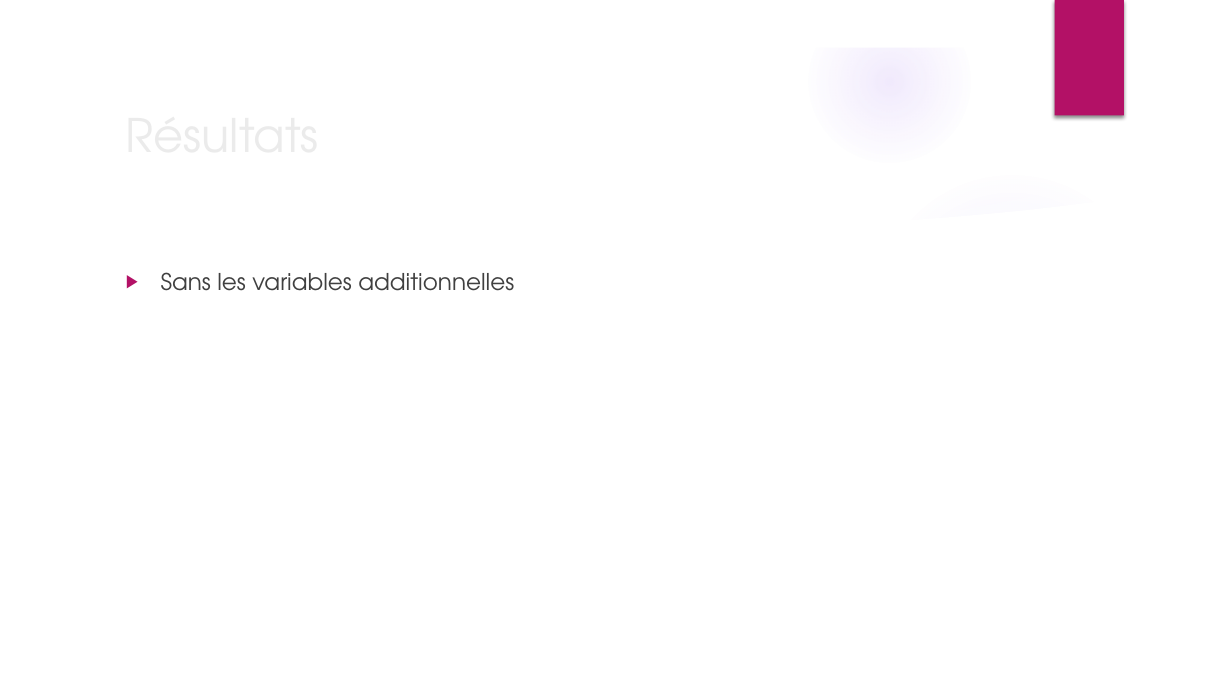
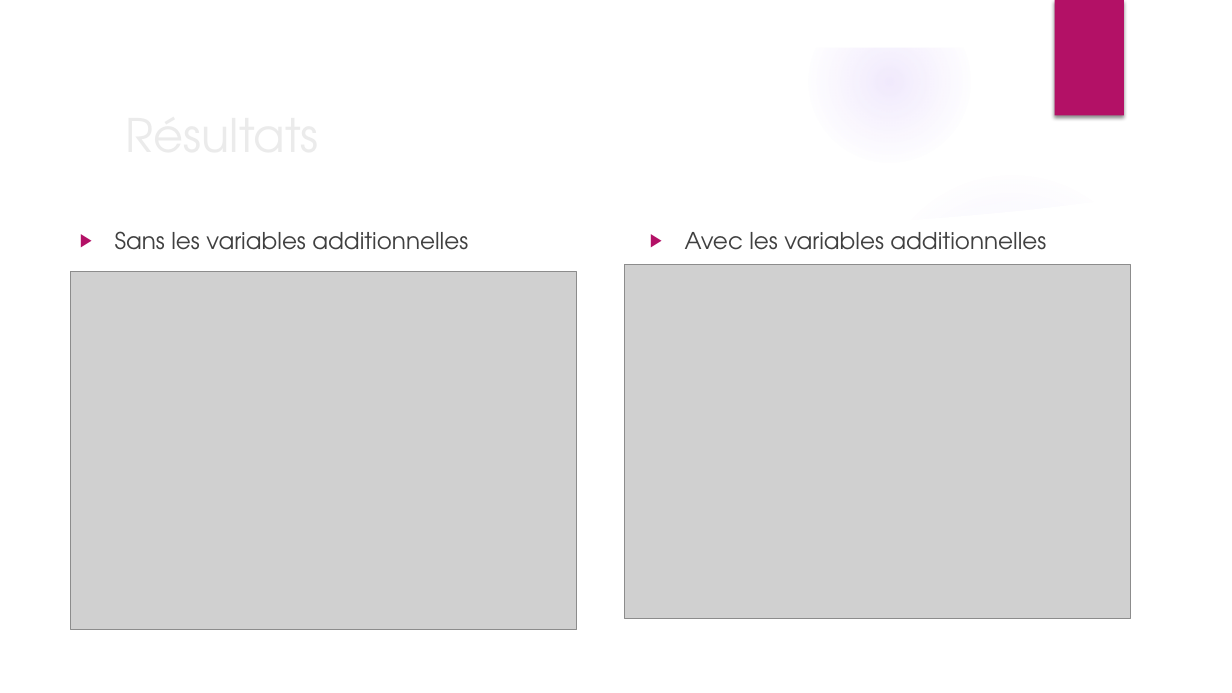
Before and after one commit to ThibaultDieudonne/Credit-Scoring, a slide deck: slide 9 of P4_01_presentation.pptx. Drawn at 1232x693 pixels with LibreOffice and Linux fonts; fonts in the diff are those of the drawing; grey boxes stand for pictures; background and template pictures are left out. Boxes give left, top, right and bottom in pixels: in the first picture for what was removed or moved away, otherwise in the second. Text is boxed around its words. In the diff, an @@ line names an element or a change of style, - is before the commit and + after.

```diff
--- a/P4_01_presentation.pptx
+++ b/P4_01_presentation.pptx
@@ text "Sans les variables additionnelles": place and size @@
-text "Sans les variables additionnelles" at [161,272,514,291]
+text "Sans les variables additionnelles" at [115,231,468,250]
@@ text added at [685,232,1046,250], 18 pt, text #404040 @@
+▶ Avec les variables additionnelles
@@ picture added at [625,265,1131,618] @@
@@ picture added at [71,272,578,630] @@
```
Also in this commit, not shown: 5 other slides changed, 4 slides added, 2 slides removed, 1 other file.
